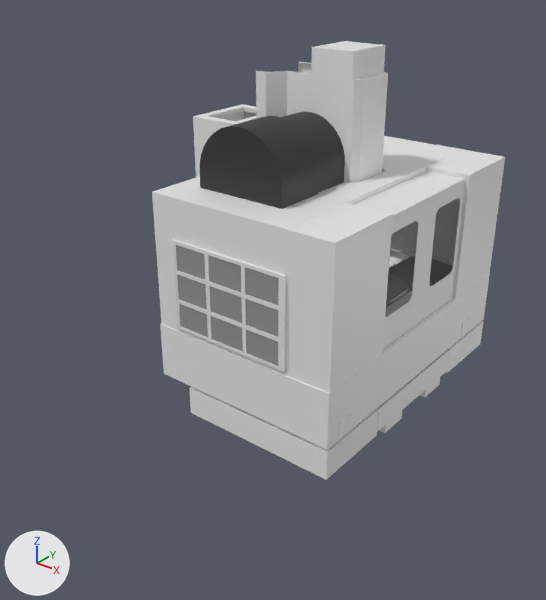
The FBX model Assets/Project/3D/B.FBX as it was, and as the next commit left it.
Rendered twice from a camera (50 mm lens) standing at (3.42, -4.99, 3.65) and looking at (0.18, -0.94, 1.14). Every picture has the same lights, and +X, +Y and +Z are marked at lower left. Where no turn or scale is listed for an object, it has been applied to the vertices. Vertices at the same position are counted once.

Names of what the first picture shows: 'DoorL', 'DoorR', 'Shell'.
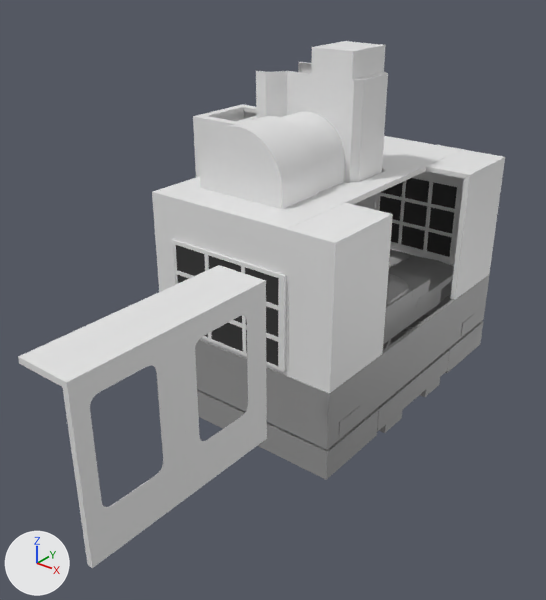
What the commit changed:
me_mesh has 4089 vertices, 7919 faces and spans x -1.35..0.84, y -1.32..1.33, z 0.0..2.87.
me_mesh is used by ob_shell; location (0.136, 0.003, 0.007).
Part 1, on me_mesh:
120 faces are deleted.
120 new faces join them, mat_metal_silver (grey #959595).
me_mesh part 2: 1660 faces spanning x -0.84..0.84, y -1.3..1.3, z 0.0..1.88 switch from mat_metal_white (white #e9e9e9) to mat_metal_silver (grey #959595).
me_mesh part 3: 16 faces spanning x -0.6..0.43, y -1.31..1.32, z 0.84..1.55 switch from mat_metal_white (white #e9e9e9) to mat_metal_black (black #323232).
me_mesh part 4: 24 faces spanning x -0.6..0.43, y -1.31..1.32, z 0.84..1.55 switch from mat_metal_silver (grey #959595) to mat_metal_black (black #323232).
me_mesh part 5: 118 faces spanning x -0.61..0.18, y -1.0..-0.15, z 1.89..2.43 switch from mat_metal_black (black #323232) to mat_metal_white (white #e9e9e9).
me_mesh part 6: 716 faces spanning x -1.35..0.63, y -0.62..0.63, z 0.0..0.56 switch from mat_metal_black (black #323232) to mat_metal_silver (grey #959595).
Object 'DoorL' (ob_doorl) moves from (0.136, 0.003, 0.007) to (0.136, -2.671, 0.007).
Object 'DoorR' (ob_doorr) moves from (0.136, 0.003, 0.007) to (0.136, -2.671, 0.007).

Boxes (x1, y1, x2, y2) around the edits, measured in the pictures (546 x 600 px; the box of a moved part takes in the faces that stretch with it):
'DoorR', moved: before (353, 187, 432, 350); after (18, 305, 189, 568)
'DoorL', moved: before (392, 171, 465, 323); after (131, 265, 267, 496)
part 1 of me_mesh, moved or reshaped: (377, 349, 449, 433) in both
part 2 of me_mesh, recoloured: (195, 249, 490, 480) in both
part 3 of me_mesh, recoloured (grey to black): before (391, 199, 456, 257); after (379, 178, 457, 257)
part 4 of me_mesh, recoloured (grey to black): (176, 245, 279, 366) in both
part 5 of me_mesh, recoloured (black to grey): (200, 112, 345, 209) in both
part 6 of me_mesh, recoloured: after (383, 326, 414, 350)
